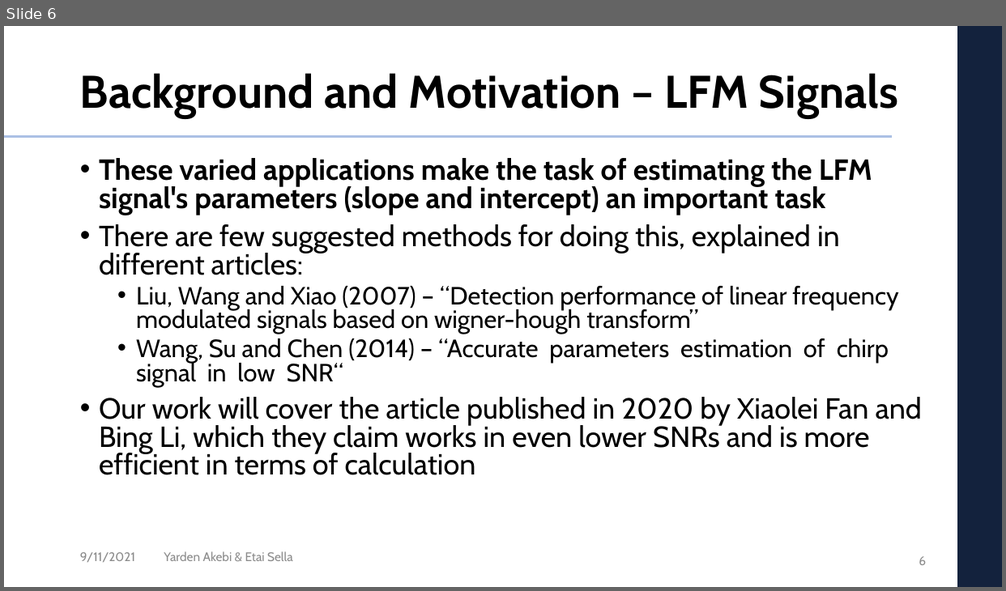
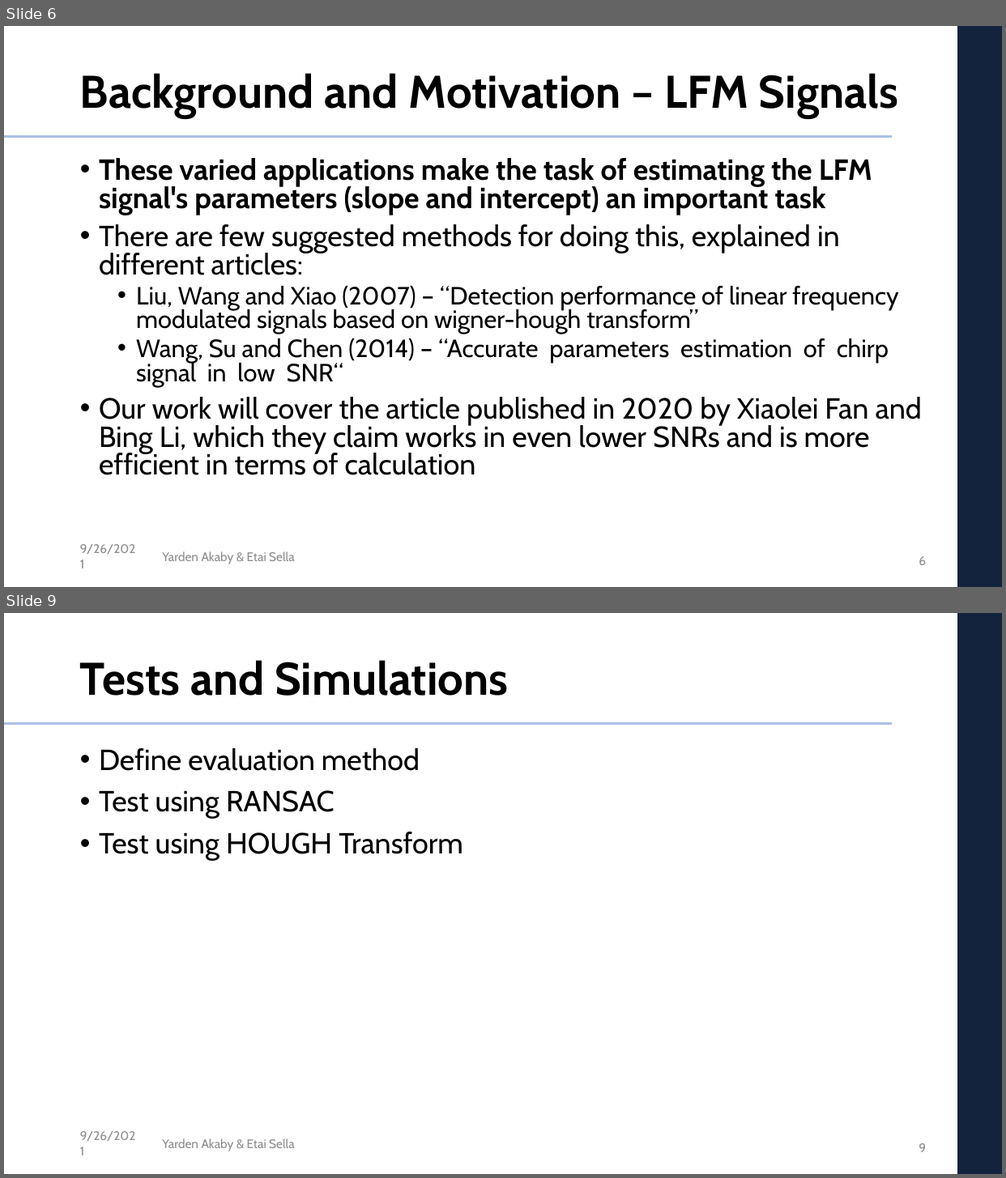
Before and after one commit to etaisella/multi_dim_DSP_final_project, a slide deck: presentation/DSP_project_presentation.pptx. Shown one above the other, each under a label of ours: slide 6 before the commit, slides 6 and 9 after it; the slides between them are not shown. The pictures are 1006x591 and 1006x1178 pixels, drawn with LibreOffice and Linux fonts; fonts in the diff are those of the drawing; background and template pictures are left out. Boxes give left, top, right and bottom in pixels: in the first picture for what was removed or moved away, otherwise in the second. Text is boxed around its words. In the diff, an @@ line names an element or a change of style, - is before the commit and + after.

```diff
--- a/presentation/DSP_project_presentation.pptx
+++ b/presentation/DSP_project_presentation.pptx
@@ slide 9 added at [4,613,1002,1174], background #FFFFFF; not listed: 3 template elements that a slide beside it also shows @@
@@ title added at [80,660,508,696], 44 pt, text #000000, bold @@
+Tests and Simulations
@@ text added at [99,748,463,861], 28 pt, text #000000 @@
+• Define evaluation method
+• Test using RANSAC
+• Test using HOUGH Transform
@@ text added at [80,1131,136,1141], 12 pt, text #8C8C8C @@
+9/26/2021
@@ text added at [162,1139,294,1152], 12 pt, text #8C8C8C @@
+Yarden Akaby & Etai Sella
@@ page number added at [918,1144,926,1152], 12 pt, text #8C8C8C @@
+9
@@ slide 6 changed as well @@
@@ text at [80,544,136,554]: text changed @@
-9/11/2021
+9/26/2021
@@ text at [162,552,294,565]: text changed @@
-Yarden Akebi & Etai Sella
+Yarden Akaby & Etai Sella
```
Also in this commit, not shown: 5 other slides changed, 9 other slides added, 1 other file.
